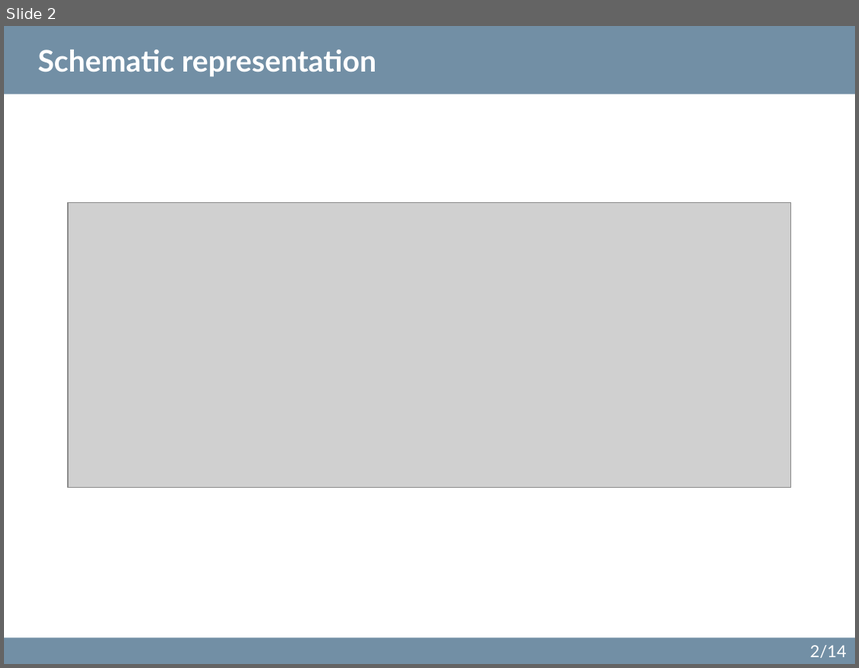
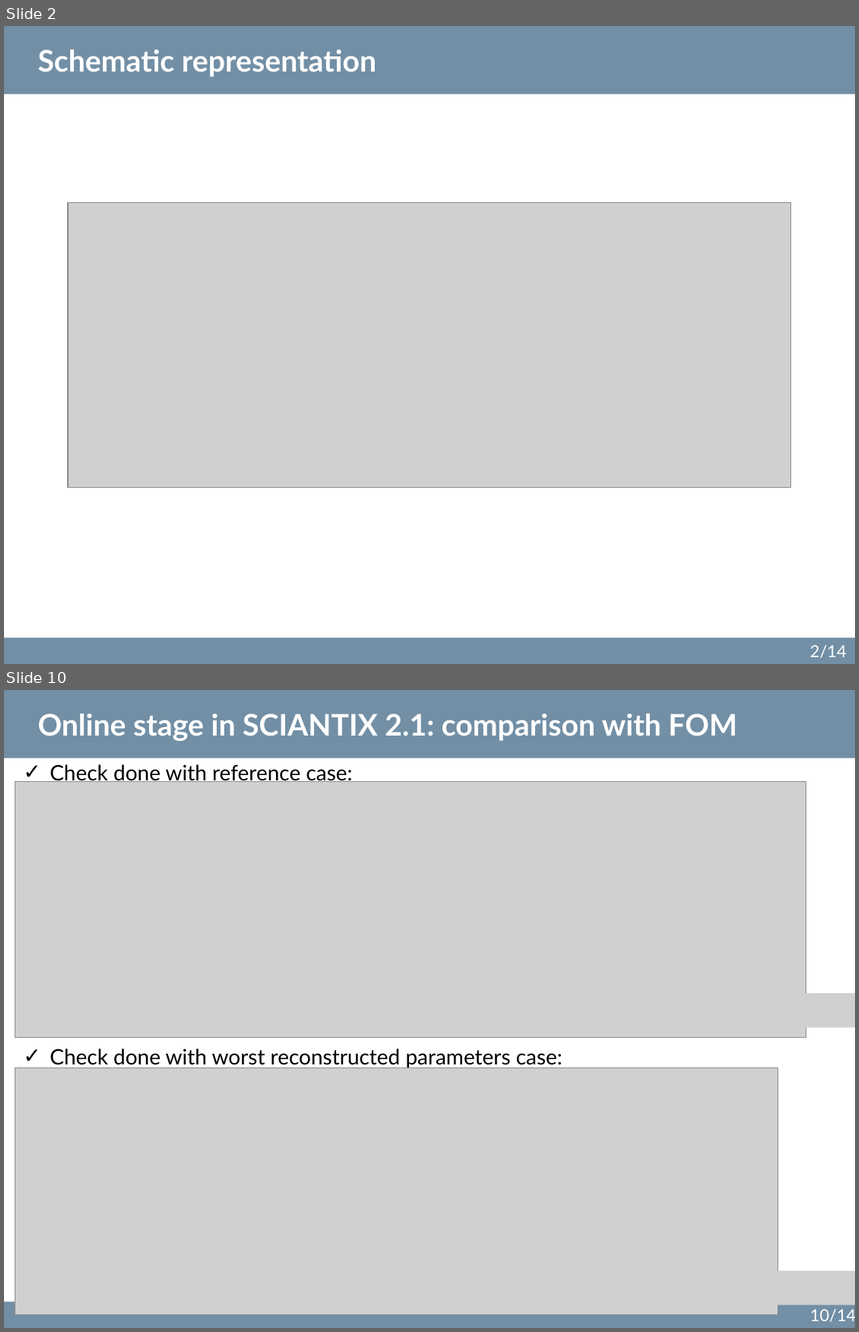
Before and after one commit to sciantix/sciantix-official, a slide deck: ROM updates 18 October 2024.pptx. Shown one above the other, each under a label of ours: slide 2 before the commit, slides 2 and 10 after it; the slides between them are not shown. The pictures are 859x668 and 859x1332 pixels, drawn with LibreOffice and Linux fonts; fonts in the diff are those of the drawing; grey boxes stand for pictures. Boxes give left, top, right and bottom in pixels: in the first picture for what was removed or moved away, otherwise in the second. Text is boxed around its words. In the diff, an @@ line names an element or a change of style, - is before the commit and + after.

```diff
--- a/ROM updates 18 October 2024.pptx
+++ b/ROM updates 18 October 2024.pptx
@@ slide 10 added at <box>4,690,855,1328</box>, background #FFFFFF; not listed: 3 template elements that a slide beside it also shows @@
@@ title added at <box>38,714,737,741</box>, 25.2 pt, text #FFFFFF, bold @@
+Online stage in SCIANTIX 2.1: comparison with FOM
@@ text added at <box>50,764,353,785</box>, 18 pt, text #000000 @@
+✓ Check done with reference case:
@@ picture added at <box>15,781,807,1037</box> @@
@@ picture added at <box>297,994,585,1028</box> @@
@@ picture added at <box>576,994,855,1028</box> @@
@@ text added at <box>50,1049,563,1069</box>, 18 pt, text #000000 @@
+✓ Check done with worst reconstructed parameters case:
@@ picture added at <box>15,1068,778,1315</box> @@
@@ picture added at <box>286,1271,572,1306</box> @@
@@ picture added at <box>573,1271,855,1306</box> @@
```
Also in this commit, not shown: 8 slides changed, 3 other slides added, 3 slides removed, 8 other files.
